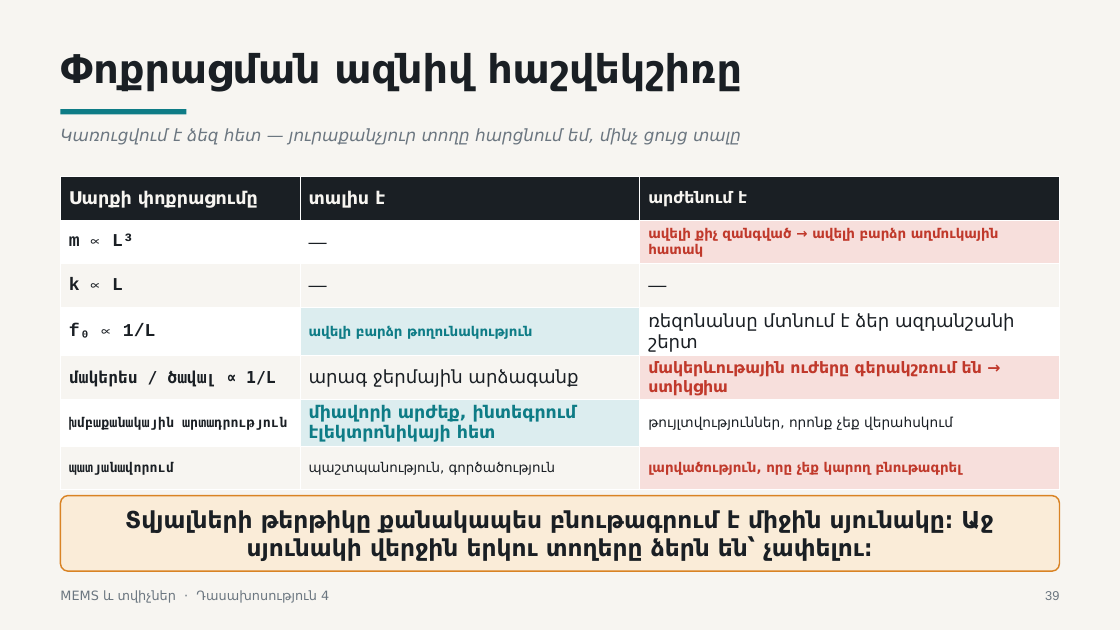
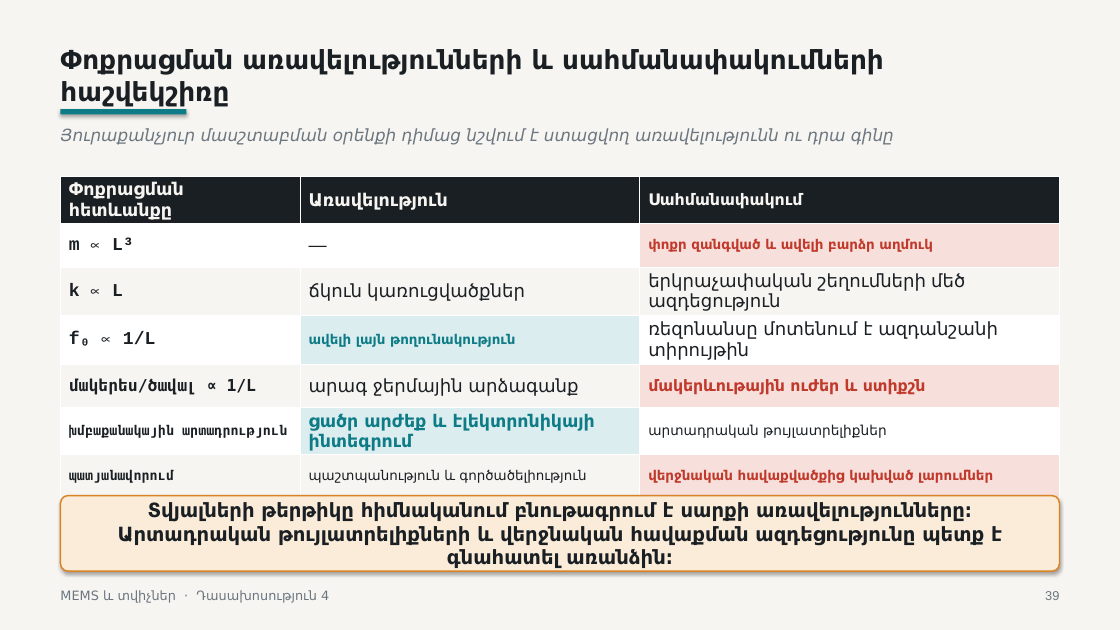
Before and after one commit to Vhovh99/mems-and-sensors-subject, a slide deck: slide 39 of lectures/lecture-04/output/L4-MEMS-structures-transduction-and-packaging-HY.pptx. Drawn at 1120x630 pixels with LibreOffice and Linux fonts; fonts in the diff are those of the drawing. Boxes give left, top, right and bottom in pixels: in the first picture for what was removed or moved away, otherwise in the second. Text is boxed around its words. In the diff, an @@ line names an element or a change of style, - is before the commit and + after.

Commit message:
Add lecture 4 + minor fixes.

```diff
--- a/lectures/lecture-04/output/L4-MEMS-structures-transduction-and-packaging-HY.pptx
+++ b/lectures/lecture-04/output/L4-MEMS-structures-transduction-and-packaging-HY.pptx
@@ text at (x1=60, y1=49, x2=884, y2=107): text changed; size 34 to 22.5 pt @@
-Փոքրացման ազնիվ հաշվեկշիռը
+Փոքրացման առավելությունների և սահմանափակումների հաշվեկշիռը
@@ text at (x1=60, y1=128, x2=894, y2=145): text changed @@
-Կառուցվում է ձեզ հետ — յուրաքանչյուր տողը հարցնում եմ, մինչ ցույց տալը
+Յուրաքանչյուր մասշտաբման օրենքի դիմաց նշվում է ստացվող առավելությունն ու դրա գինը
@@ table at (x1=60, y1=176, x2=1060, y2=487) @@
-row 1: Սարքի փոքրացումը | տալիս է | արժենում է
+row 1: Փոքրացման հետևանքը | Առավելություն | Սահմանափակում
-row 2, column 3: ավելի քիչ զանգված → ավելի բարձր աղմուկային հատակ
+row 2, column 3: փոքր զանգված և ավելի բարձր աղմուկ
-row 3, column 2: —
+row 3, column 2: ճկուն կառուցվածքներ
-row 3, column 3: —
+row 3, column 3: երկրաչափական շեղումների մեծ ազդեցություն
-row 4, column 2: ավելի բարձր թողունակություն
+row 4, column 2: ավելի լայն թողունակություն
-row 4, column 3: ռեզոնանսը մտնում է ձեր ազդանշանի շերտ
+row 4, column 3: ռեզոնանսը մոտենում է ազդանշանի տիրույթին
-row 5, column 1: մակերես / ծավալ ∝ 1/L
+row 5, column 1: մակերես/ծավալ ∝ 1/L
-row 5, column 3: մակերևութային ուժերը գերակշռում են → ստիկցիա
+row 5, column 3: մակերևութային ուժեր և ստիքշն
-row 6, column 2: միավորի արժեք, ինտեգրում էլեկտրոնիկայի հետ
+row 6, column 2: ցածր արժեք և էլեկտրոնիկայի ինտեգրում
-row 6, column 3: թույլտվություններ, որոնք չեք վերահսկում
+row 6, column 3: արտադրական թույլատրելիքներ
-row 7, column 2: պաշտպանություն, գործածություն
+row 7, column 2: պաշտպանություն և գործածելիություն
-row 7, column 3: լարվածություն, որը չեք կարող բնութագրել
+row 7, column 3: վերջնական հավաքվածքից կախված լարումներ
@@ shadow on in 3 elements at (x1=0, y1=0, x2=1120, y2=630), (x1=60, y1=109, x2=187, y2=114), (x1=60, y1=496, x2=1060, y2=571) @@
@@ text in rounded rectangle at (x1=118, y1=502, x2=1002, y2=568): text changed; size 20 to 16.8 pt @@
-Տվյալների թերթիկը քանակապես բնութագրում է միջին սյունակը։ Աջ սյունակի վերջին երկու տողերը ձերն են՝ չափելու։
+Տվյալների թերթիկը հիմնականում բնութագրում է սարքի առավելությունները։ Արտադրական թույլատրելիքների և վերջնական հավաքման ազդեցությունը պետք է գնահատել առանձին։
```
Also in this commit, not shown: 41 other slides changed, 4 other files.
